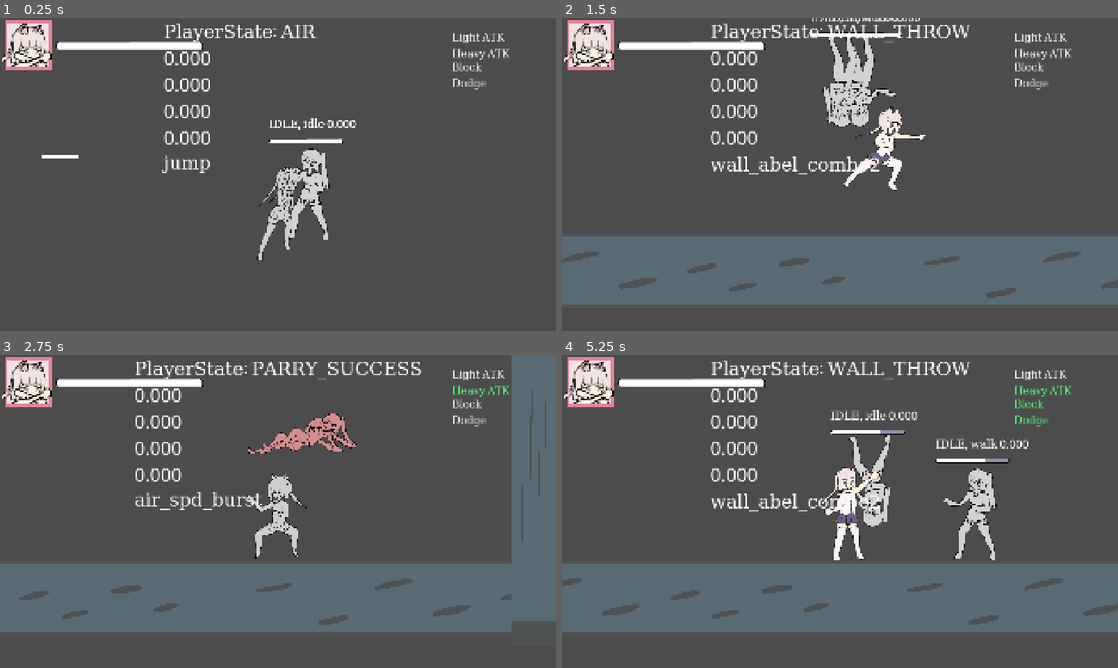
Above: before the commit, frames 1-4 (two rows, left to right).
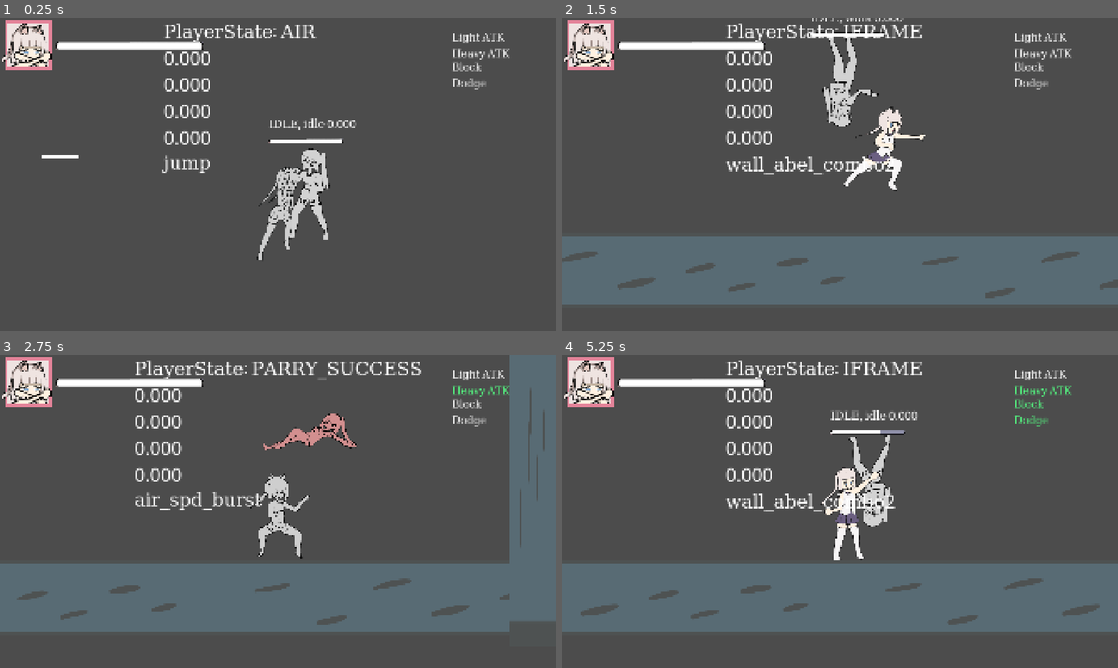
Above: after the commit, the same moments.

Repository: BeatMil/AnimuFight
Game: Godot game, scene res://scenes/training.tscn
Two runs of this game, one before a commit and one after it. Both use one fixed random seed, a clock stepped at 60 frames per second and the inputs below. This scene is started directly instead of the project's main scene.
Inputs (mouse positions are in pixels of both pictures, inside the frame that each line leads up to):
- Up to frame 1 (0.25 s): no input
- Up to frame 2 (1.5 s): tap Enter (ui_accept) at 0.5, 0.77 s; move the mouse to (962, 158) at 0.52 s; hold , (execute) 0.53-1.28 s; hold D (right) from 0.53 s (still down); click (962, 158) at 0.67 s; tap U (grab) at 0.8, 1.35 s; move the mouse to (728, 190) at 1.27 s
- Up to frame 3 (2.75 s): tap Enter (ui_accept) at 1.52 s; tap J (hp) at 1.55 s; move the mouse to (333, 442) at 2.02 s; release D (right) at 2.03 s; hold A (left) from 2.03 s (still down); hold J (hp) from 2.03 s (still down); tap , (execute) at 2.3 s
- Up to frame 4 (5.25 s): move the mouse to (812, 574) at 2.77 s; release A (left) at 2.78 s; release J (hp) at 2.78 s; hold D (right) 2.78-4.28 s; tap Space (block) at 2.85 s; click (812, 574) at 2.92 s; tap Enter (ui_accept) at 3.02, 3.77, 4.52 s; tap U (grab) at 3.05, 5.1 s; move the mouse to (1006, 558) at 3.52 s; hold L (dodge) 3.53-4.28 s; tap J (hp) at 3.8 s; move the mouse to (673, 464) at 4.27 s; hold A (left) 4.28-5.03 s; tap , (execute) at 4.35 s; move the mouse to (867, 511) at 5.02 s; hold D (right) from 5.03 s (still down); click (867, 511) at 5.17 s

The runs differ from the first frame. In frame 1, 0.1% of the frame differs, in the area x 48-65%, y 32-36%; in frame 2, 3.8%; in frame 3, 1.9%; in frame 4, 6.1%, in the area x 0-100%, y 1-87%.

Commit message:
Player cant cancel out of abel combo

Diff:
--- a/nodes/player.tscn
+++ b/nodes/player.tscn
@@ -3637,7 +3637,7 @@
 "times": PackedFloat32Array(0),
 "transitions": PackedFloat32Array(1),
 "values": [{
-"args": [1],
+"args": [21],
 "method": &"_set_state"
 }]
 }
@@ -3786,7 +3786,7 @@
 "times": PackedFloat32Array(0, 0.3, 0.6),
 "transitions": PackedFloat32Array(1, 1, 1),
 "values": [{
-"args": [33],
+"args": [21],
 "method": &"_set_state"
 }, {
 "args": [],
--- a/scenes/training.tscn
+++ b/scenes/training.tscn
@@ -15,12 +15,6 @@
 
 [sub_resource type="RectangleShape2D" id="RectangleShape2D_jd0co"]
 size = Vector2(4478, 470)
-
-[sub_resource type="Environment" id="Environment_ndv2e"]
-background_mode = 3
-glow_enabled = true
-glow_blend_mode = 1
-glow_hdr_threshold = 0.75
 
 [node name="training" type="Node2D"]
 script = ExtResource("1_5jbvl")
@@ -88,7 +82,7 @@
 [node name="EnemySpawner8" parent="." node_paths=PackedStringArray("target") instance=ExtResource("3_0jf8f")]
 position = Vector2(1104, -144)
 target = NodePath("../Player")
-enemy_to_spawn = [ExtResource("5_4aqt5"), ExtResource("5_4aqt5")]
+enemy_to_spawn = [ExtResource("5_4aqt5")]
 
 [node name="EnemySpawner7" parent="." node_paths=PackedStringArray("target") instance=ExtResource("3_0jf8f")]
 position = Vector2(1912, -112)
@@ -126,6 +120,3 @@
 [node name="Line2D" type="Line2D" parent="."]
 position = Vector2(256, -128)
 points = PackedVector2Array(-64, 0, 64, 0)
-
-[node name="WorldEnvironment" type="WorldEnvironment" parent="."]
-environment = SubResource("Environment_ndv2e")
--- a/scripts/base_character.gd
+++ b/scripts/base_character.gd
@@ -431,7 +431,7 @@
 	## Player command grab (super)
 	elif _type == Enums.Attack.P_THROW:
 		pass
-		_attacker.state = States.HIT_STUNNED
+		_attacker.state = States.IFRAME
 		_attacker.animation_player.play("wall_abel_combo2")
 		state = States.GRABBED
 		animation_player.play("throw_stunned")
--- a/scripts/enemy.gd
+++ b/scripts/enemy.gd
@@ -103,7 +103,7 @@
 			friction = air_friction
 	elif state == States.EXECUTETABLE:
 		set_collision_no_hit_all()
-	elif stun_duration < 0:
+	elif stun_duration < 0 and animation_player.current_animation != "wallsplat":
 		if hp_bar.get_hp() <= 0:
 			queue_free()
 		stun_duration = 0
--- a/scripts/player.gd
+++ b/scripts/player.gd
@@ -123,9 +123,8 @@
 
 
 	## BLOCK
-	## DODGE
 	# if state in can_block_states:
-	if state not in [States.BOUNCE_STUNNED, States.WALL_BOUNCED]:
+	if state not in [States.BOUNCE_STUNNED, States.WALL_BOUNCED, States.IFRAME, States.AIR_SPD]:
 		if Input.is_action_just_pressed("block", true):
 			state = States.PARRY
 			animation_player.play("block")
@@ -134,6 +133,7 @@
 			state = States.DODGE
 			animation_player.play("dodge")
 
+	## DODGE
 	if state in [States.PARRY, States.BLOCK]:
 		if Input.is_action_pressed("block"):
 			if Input.is_action_just_pressed("left") or Input.is_action_just_pressed("right") or\
@@ -378,7 +378,14 @@
 #############################################################
 ## Command list?
 #############################################################
-var cant_dash_state = [States.HIT_STUNNED, States.BOUNCE_STUNNED, States.WALL_BOUNCED, States.GRABBED]
+var cant_dash_state = [
+	States.HIT_STUNNED,
+	States.BOUNCE_STUNNED,
+	States.WALL_BOUNCED,
+	States.GRABBED,
+	States.IFRAME,
+	States.AIR_SPD,
+	]
 
 func _dash_left() -> void:
 	if state in cant_dash_state:
@@ -398,6 +405,17 @@
 ## Attack info
 #############################################################
 func _lp() ->  void:
+	if state not in [
+		States.IDLE,
+		States.DASH,
+		States.PARRY_SUCCESS,
+		States.DODGE_SUCCESS,
+		States.LP1,
+		States.LP2,
+		States.JF_SHOULDER,
+	]:
+		return
+
 	if Input.is_action_pressed("left"):
 		sprite_2d.flip_h = true
 
@@ -410,7 +428,7 @@
 		animation_player.play("lp2")
 	elif state == States.LP2:
 		animation_player.play("lp3")
-	elif state in [States.IDLE, States.DASH, States.PARRY_SUCCESS, States.DODGE_SUCCESS]: ## <<-- start with this one
+	else: ## <<-- start with this one
 		animation_player.play("lp1")
 
 func lp1_info() -> void:
@@ -488,13 +506,7 @@
 
 
 func _hp() ->  void:
-	if Input.is_action_pressed("left"):
-		sprite_2d.flip_h = true
-
-	if Input.is_action_pressed("right"):
-		sprite_2d.flip_h = false
-
-	if state in [
+	if state not in [
 		States.IDLE,
 		States.DASH,
 		States.PARRY_SUCCESS,
@@ -503,12 +515,20 @@
 		States.LP2,
 		States.LP3,
 		]: ## <<-- start with this one
-		if Input.is_action_pressed("down"):
-			animation_player.play("down_hp")
-		elif Input.is_action_pressed("up"):
-			animation_player.play("air_throw")
-		else:
-			animation_player.play("hp")
+		return
+
+	if Input.is_action_pressed("left"):
+		sprite_2d.flip_h = true
+
+	if Input.is_action_pressed("right"):
+		sprite_2d.flip_h = false
+
+	if Input.is_action_pressed("down"):
+		animation_player.play("down_hp")
+	elif Input.is_action_pressed("up"):
+		animation_player.play("air_throw")
+	else:
+		animation_player.play("hp")
 	# if state == States.TA:
 	# 	animation_player.play("spell")
 	# elif state == States.SPELL:
@@ -649,14 +669,9 @@
 
 
 func _lp_hp() ->  void:
-	if Input.is_action_pressed("left"):
-		sprite_2d.flip_h = true
-
-	if Input.is_action_pressed("right"):
-		sprite_2d.flip_h = false
-
-	if state in [
+	if state not in [
 		States.IDLE,
+		States.ATTACK,
 		States.DASH,
 		States.PARRY_SUCCESS,
 		States.DODGE_SUCCESS,
@@ -664,10 +679,20 @@
 		States.LP2,
 		States.LP3,
 		]: ## <<-- start with this one
-		if Input.is_action_pressed("down"):
-			animation_player.play("ground_grab")
-		else:
-			animation_player.play("forward_hp")
+		return
+
+	if Input.is_action_pressed("left"):
+		sprite_2d.flip_h = true
+
+	if Input.is_action_pressed("right"):
+		sprite_2d.flip_h = false
+
+	if Input.is_action_pressed("down"):
+		animation_player.play("ground_grab")
+	else:
+		animation_player.play("forward_hp")
+
+
 func down_hp_info() ->  void:
 	var info = {
 	"size": Hitbox_type.LARGE,
@@ -934,6 +959,8 @@
 		"wall_throw",
 		"ground_grab",
 		"place_enemy",
+		"wall_abel_combo2",
+		"wall_abel_combo",
 		]:
 		animation_player.play("idle")
 	if anim_name in ["ded", "execute"]:
Not shown: 1 places in scenes/training.tscn that only renumber resources
